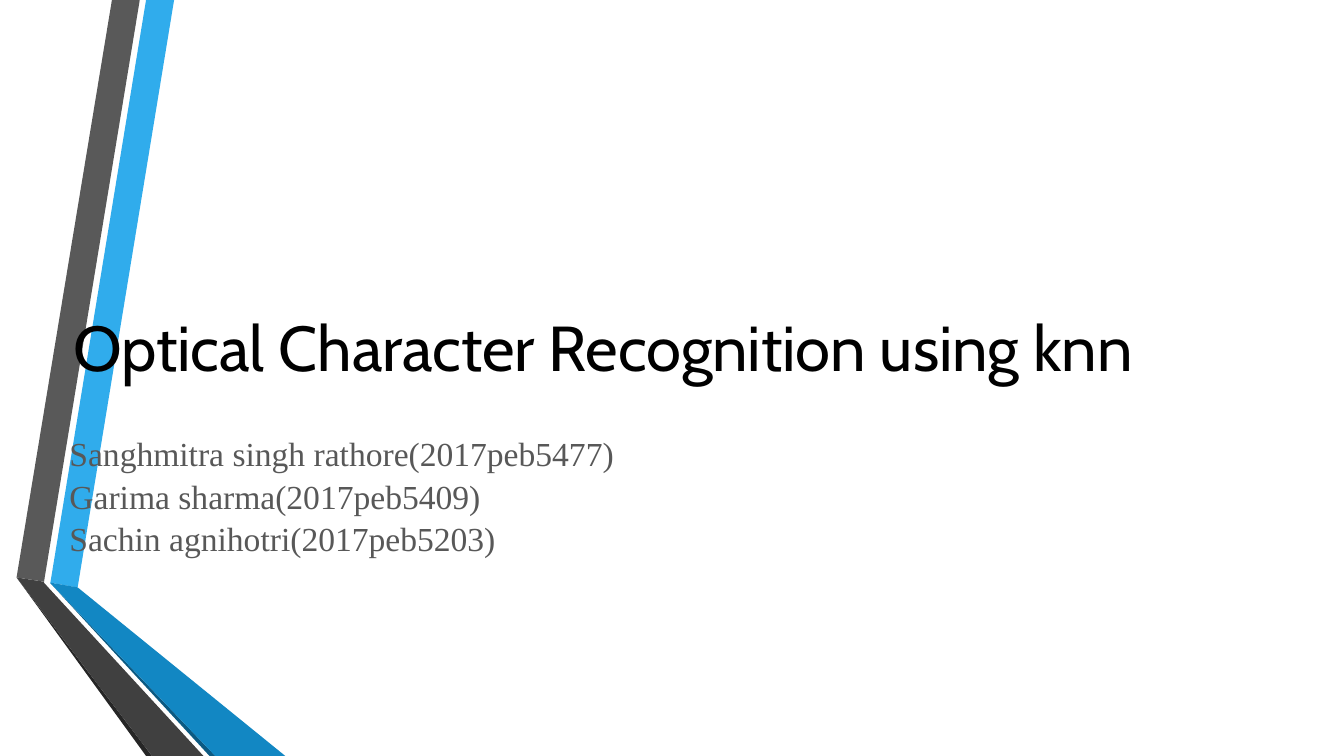
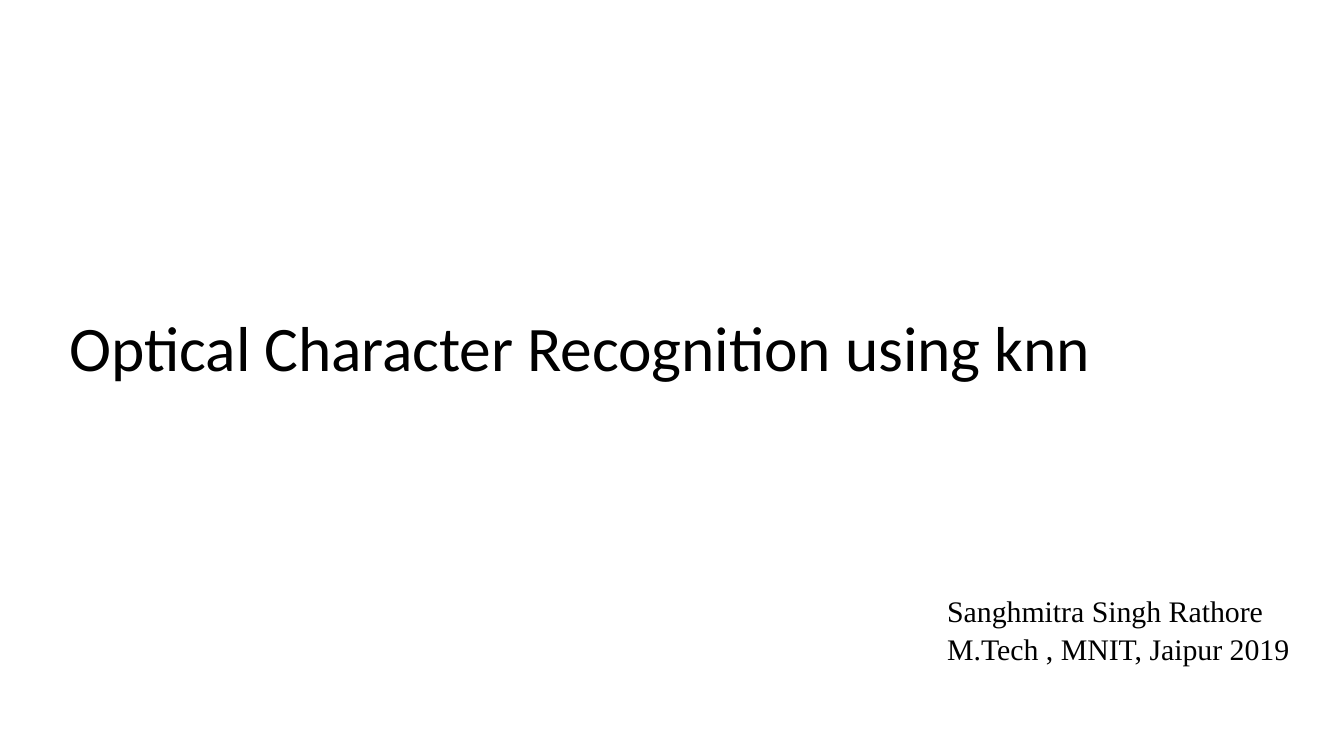
Before and after one commit to sanghmitras/knn_character_recognition, a slide deck: slide 1 of knn ppt.pptx. Drawn at 1344x756 pixels with LibreOffice and Linux fonts; fonts in the diff are those of the drawing; background and template pictures are left out. Boxes give left, top, right and bottom in pixels: in the first picture for what was removed or moved away, otherwise in the second. Text is boxed around its words. In the diff, an @@ line names an element or a change of style, - is before the commit and + after.

Commit message:
update

```diff
--- a/knn ppt.pptx
+++ b/knn ppt.pptx
@@ title "Optical Character Recognition using knn" at (69, 327, 1090, 382): font Cabin to Calibri; alignment centre to left @@
@@ group removed at (16, 0, 286, 756): 6 freeform shapes @@
@@ text at (947, 601, 1290, 666): text changed; size 18 to 16 pt; text colour #585858 to #000000 @@
-Sanghmitra singh rathore(2017peb5477)
-Garima sharma(2017peb5409)
-Sachin agnihotri(2017peb5203)
+Sanghmitra Singh Rathore
+M.Tech , MNIT, Jaipur 2019
```
Also in this commit, not shown: 20 other slides changed, 1 slide added, 1 slide removed.
